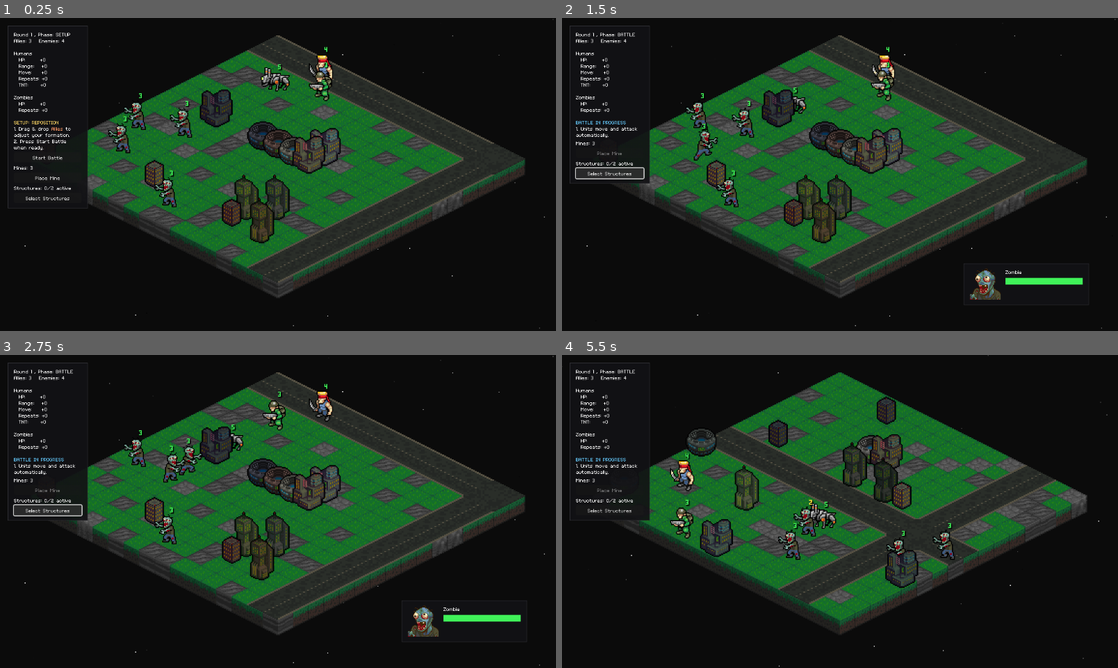
Above: before the commit, frames 1-4 (two rows, left to right).
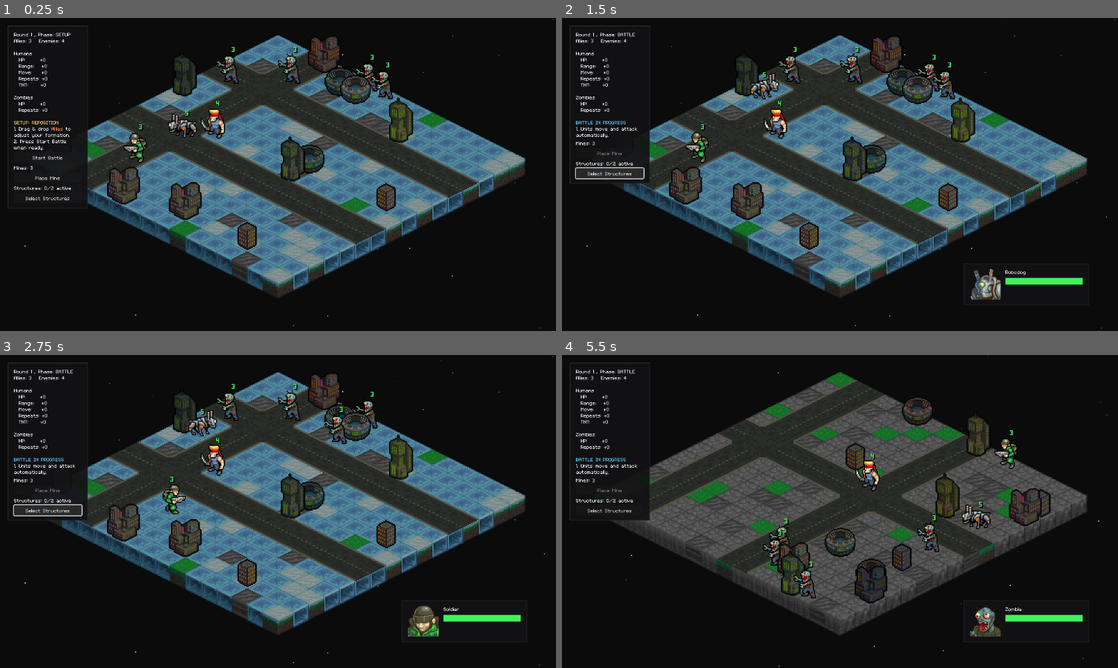
Above: after the commit, the same moments.

Repository: Tekknobot/MEKIII
Game: Godot game, scene res://scenes/Game.tscn
Same seed, same stepped clock (60 frames per second), same inputs: the game is played once before the commit and once after it.
Inputs (mouse positions are in pixels of both pictures, inside the frame that each line leads up to):
- Up to frame 1 (0.25 s): no input
- Up to frame 2 (1.5 s): click "Start Battle" at 0.5 s; click "Select Structures" at 1.25 s
- Up to frame 3 (2.75 s): click "Select Structures" at 2 s
- Up to frame 4 (5.5 s): click "Select Structures" at 2.75 s; tap Enter at 3.5 s; move the mouse to (962, 495) at 3.52 s; tap R at 3.6 s; click (962, 495) at 3.67 s; click "Start Battle" at 4.25 s; drag from (728, 527) to (812, 574) at 5.02 s

The runs differ from the first frame. In frame 1, 34% of the frame differs, in the area x 15-95%, y 5-89%; in frame 2, 34%, in the area x 11-95%, y 5-90%; in frame 3, 34%; in frame 4, 28%.

Commit message:
Random season.

Diff:
--- a/scripts/game.gd
+++ b/scripts/game.gd
@@ -1656,6 +1656,9 @@
 func generate_map() -> void:
 	_seed_rng()
 
+	# --- Pick a season before terrain generation ---
+	season = Season.values()[rng.randi_range(0, Season.values().size() - 1)]
+
 	for x in range(map_width):
 		for y in range(map_height):
 			grid.terrain[x][y] = pick_tile_for_season_no_water()
